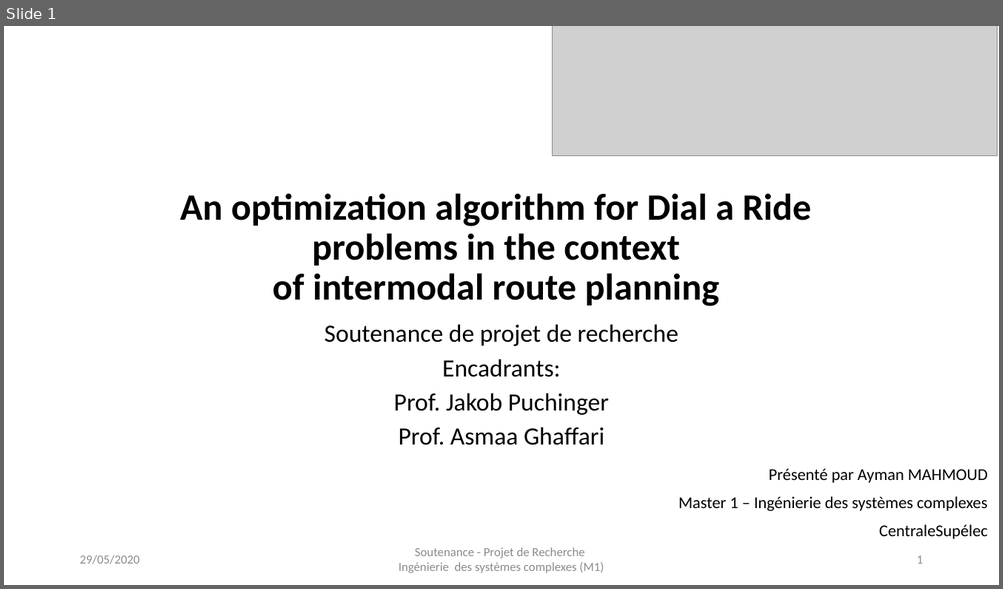
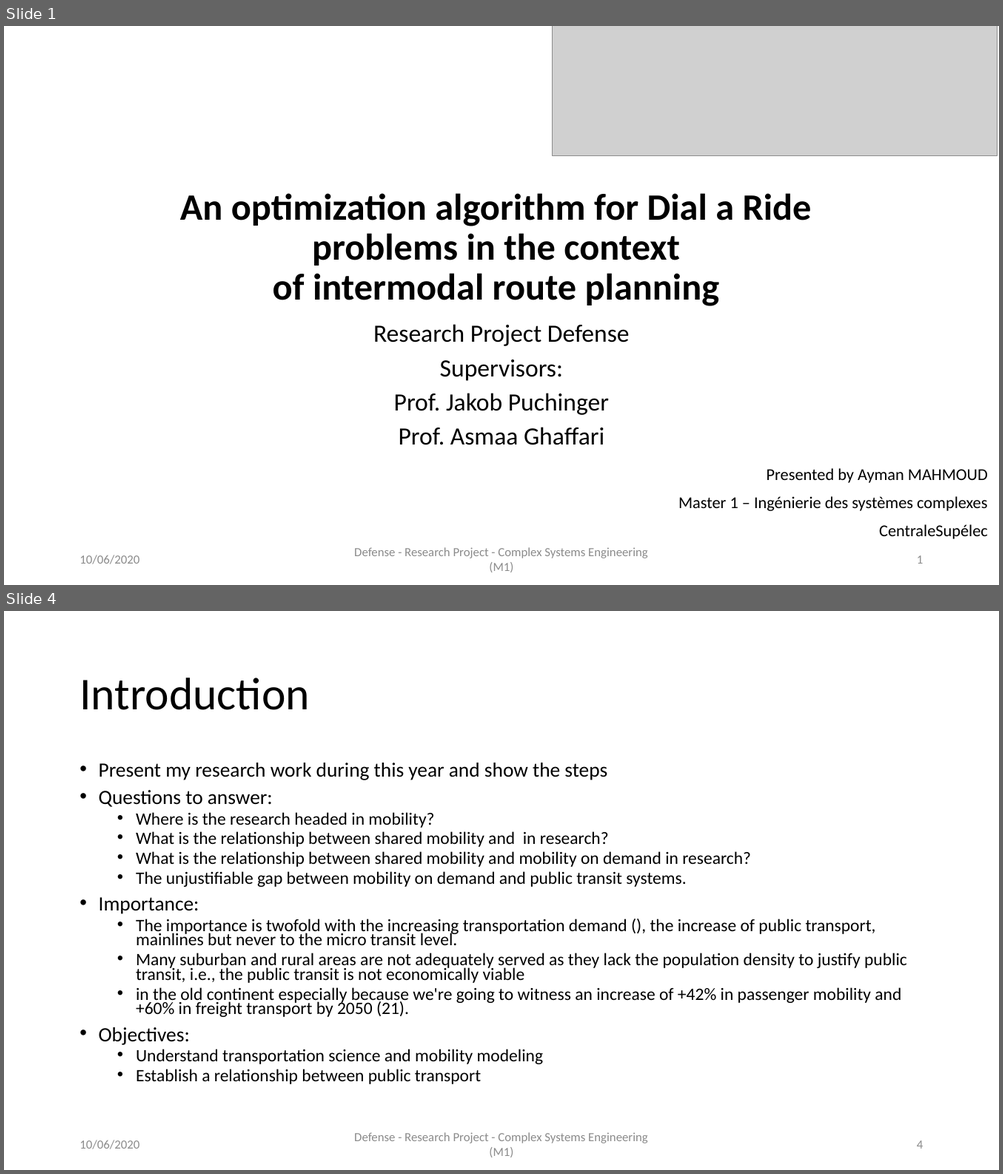
Before and after one commit to AymanABDELHAMID/OD_MTO_DARP, a slide deck: Presentation/presentation_AymanMahmoud.pptx. Shown one above the other, each under a label of ours: slide 1 before the commit, slides 1 and 4 after it; the slides between them are not shown. The pictures are 1003x589 and 1003x1174 pixels, drawn with LibreOffice and Linux fonts; fonts in the diff are those of the drawing; grey boxes stand for pictures. Boxes give left, top, right and bottom in pixels: in the first picture for what was removed or moved away, otherwise in the second. Text is boxed around its words. In the diff, an @@ line names an element or a change of style, - is before the commit and + after.

```diff
--- a/Presentation/presentation_AymanMahmoud.pptx
+++ b/Presentation/presentation_AymanMahmoud.pptx
@@ slide 4 added at [4, 611, 999, 1170], background #FFFFFF @@
@@ title added at [79, 678, 310, 710], 44 pt, text #000000 @@
+Introduction
@@ text added at [99, 763, 907, 1085], 16.8 pt, text #000000 @@
+• Present my research work during this year and show the steps
+• Questions to answer:
+  • Where is the research headed in mobility?
+  • What is the relationship between shared mobility and in research?
+  • What is the relationship between shared mobility and mobility on demand in research?
+  • The unjustifiable gap between mobility on demand and public transit systems.
+• Importance:
+  • The importance is twofold with the increasing transportation demand (), the increase of public transport, mainlines but never to the micro transit level.
+  • Many suburban and rural areas are not adequately served as they lack the population density to justify public transit, i.e., the public transit is not economically viable
+  • in the old continent especially because we're going to witness an increase of +42% in passenger mobility and +60% in freight transport by 2050 (21).
+• Objectives:
+  • Understand transportation science and mobility modeling
+  • Establish a relationship between public transport
@@ text added at [79, 1140, 139, 1150], 12 pt, text #8C8C8C @@
+10/06/2020
@@ text added at [354, 1133, 648, 1158], 12 pt, text #8C8C8C @@
+Defense - Research Project - Complex Systems Engineering (M1)
@@ page number added at [916, 1141, 922, 1149], 12 pt, text #8C8C8C @@
+4
@@ slide 1 changed as well @@
@@ subtitle at [373, 324, 629, 381]: text changed @@
-Soutenance de projet de recherche
-Encadrants:
+Research Project Defense
+Supervisors:
@@ text at [766, 469, 987, 483]: text changed @@
-Présenté par Ayman MAHMOUD
+Presented by Ayman MAHMOUD
@@ text at [79, 555, 139, 565]: text changed @@
-29/05/2020
+10/06/2020
@@ text at [354, 548, 648, 573]: text changed @@
-Soutenance - Projet de Recherche
-Ingénierie des systèmes complexes (M1)
+Defense - Research Project - Complex Systems Engineering (M1)
```
Also in this commit, not shown: 9 other slides changed, 21 other slides added, 8 slides removed, 3 other files.
